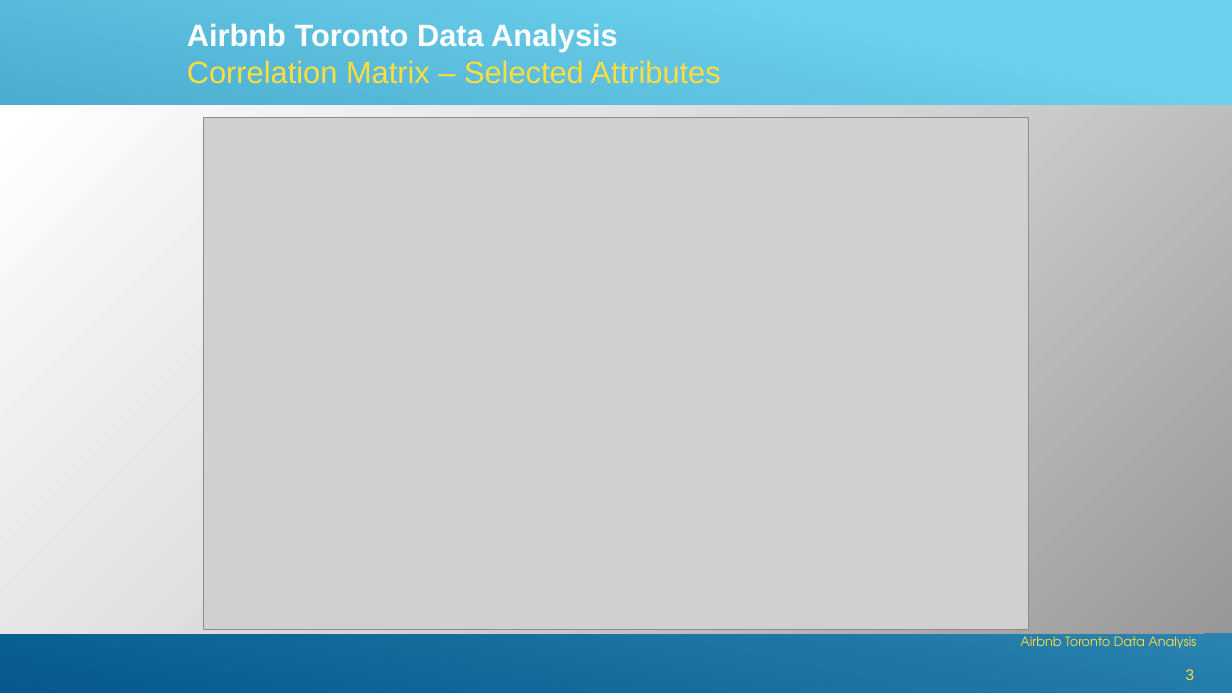
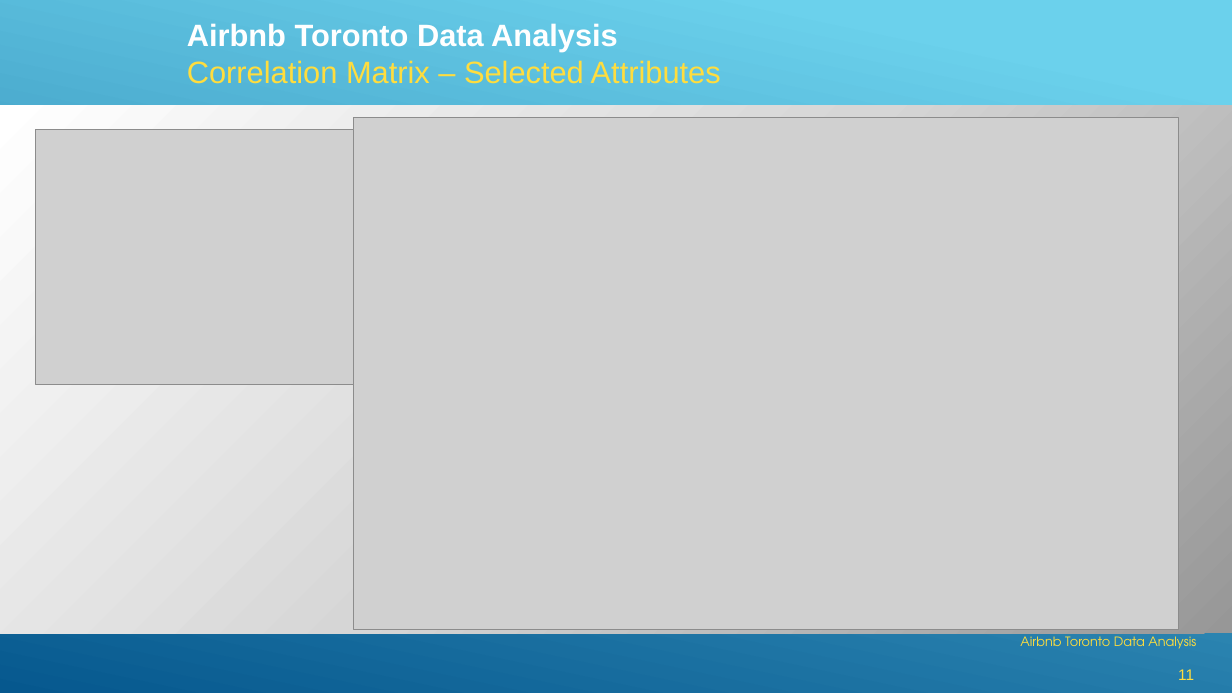
Before and after one commit to GSRichie/Final-Project-, a slide deck: slide 11 of AirBnB Toronto Data Analysis.pptx (slide 3 before the commit). Drawn at 1232x693 pixels with LibreOffice and Linux fonts; fonts in the diff are those of the drawing; grey boxes stand for pictures. Boxes give left, top, right and bottom in pixels: in the first picture for what was removed or moved away, otherwise in the second. Text is boxed around its words. In the diff, an @@ line names an element or a change of style, - is before the commit and + after.

```diff
--- a/AirBnB Toronto Data Analysis.pptx
+++ b/AirBnB Toronto Data Analysis.pptx
@@ picture: place and size @@
-picture at (203,117,1029,629)
+picture at (354,117,1179,629)
@@ picture added at (36,129,354,385) @@
@@ page number at (1178,669,1194,680): text changed @@
-3
+11
```
Also in this commit, not shown: 3 other slides changed, 1 slide added.
